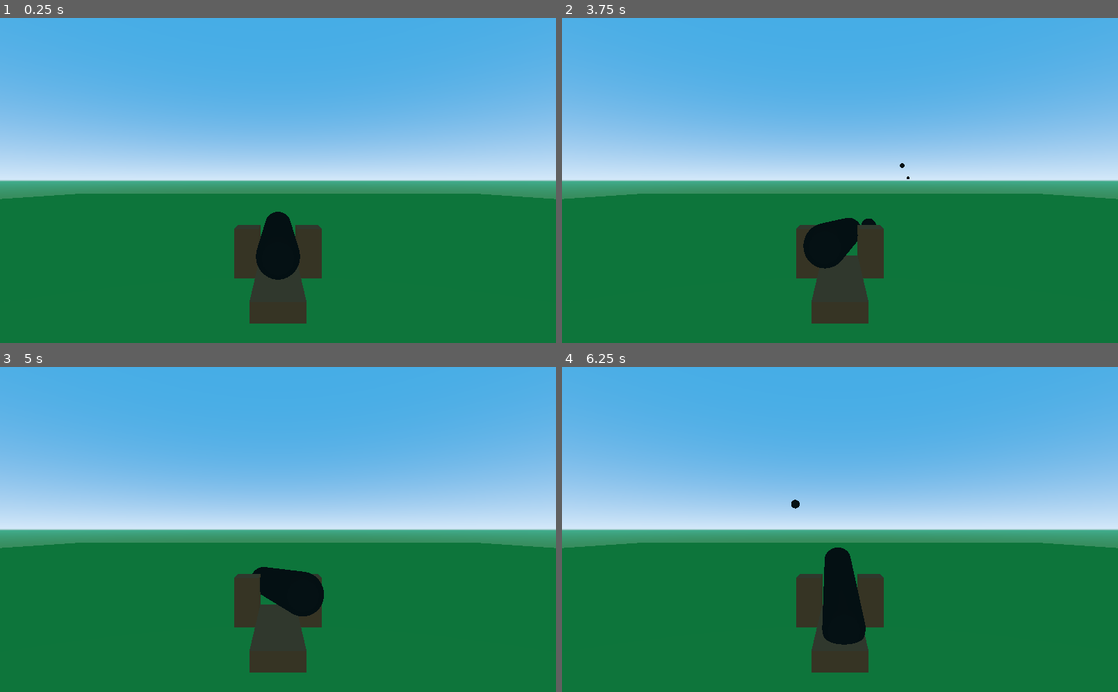
Above: before the commit, frames 1-4 (two rows, left to right).
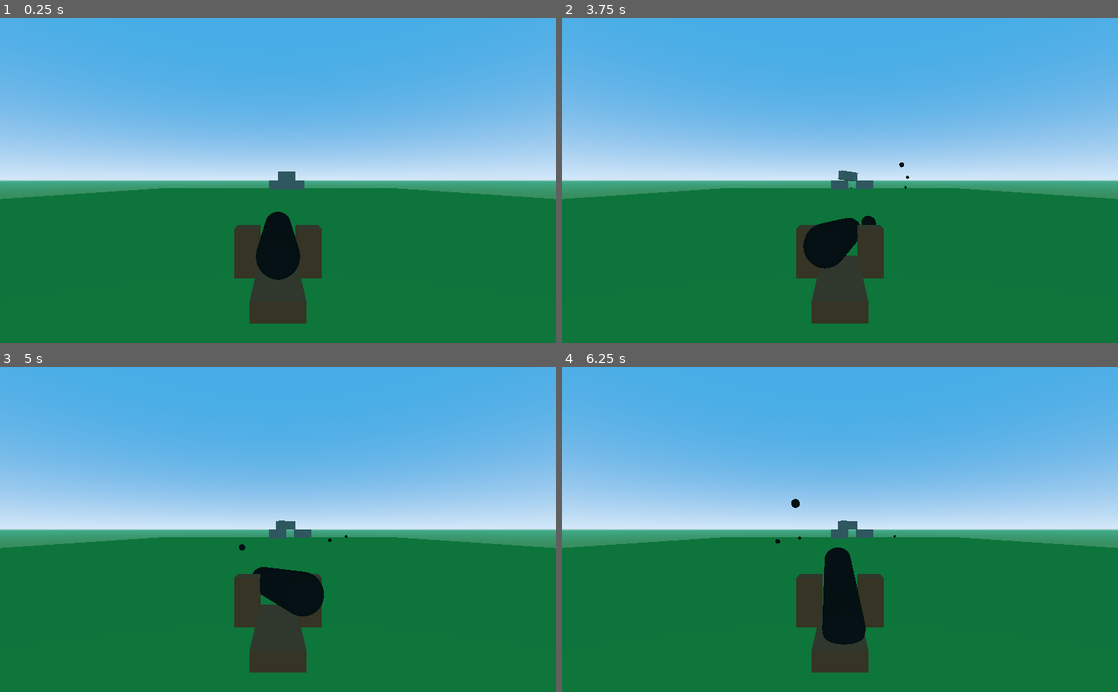
Above: after the commit, the same moments.

Repository: Uborka13/CastleDestroyer
Game: Godot game, scene res://Game.tscn
Two runs of this game, one before a commit and one after it. Both use one fixed random seed, a clock stepped at 60 frames per second and the inputs below.
Inputs:
- Up to frame 1 (0.25 s): no input
- Up to frame 2 (3.75 s): tap Enter at 0.5 s; hold D (move_right) 0.53-1.28 s; tap Space (shoot) every 0.75 s from 0.6 to 3.6 s; hold S (move_backward) 1.28-2.03 s; hold D (move_right) 2.03-2.78 s; hold W (move_forward) 2.78-3.53 s; hold A (move_left) from 3.53 s (still down)
- Up to frame 3 (5 s): keep holding A (move_left); tap Space (shoot) at 4.35 s
- Up to frame 4 (6.25 s): tap Space (shoot) at 5, 5.1, 5.85 s; release A (move_left) at 5.03 s; hold S (move_backward) 5.03-5.78 s; hold D (move_right) from 5.78 s (still down)

The runs differ from the first frame. In frame 1, 1.2% of the frame differs, in the area x 15-85%, y 47-55%; in frame 2, 1.2%, in the area x 15-85%, y 44-64%; in frame 3, 1.2%; in frame 4, 1.2%.

Commit message:
Added Brick

Diff:
--- /dev/null
+++ b/Brick.tscn
@@ -0,0 +1,19 @@
+[gd_scene load_steps=4 format=2]
+
+[sub_resource type="CubeMesh" id=1]
+
+[sub_resource type="SpatialMaterial" id=2]
+albedo_color = Color( 0.54902, 0.54902, 0.54902, 1 )
+
+[sub_resource type="BoxShape" id=3]
+
+[node name="Brick" type="RigidBody"]
+
+[node name="MeshInstance" type="MeshInstance" parent="."]
+transform = Transform( 1, 0, 0, 0, 1, 0, 0, 0, 2, 0, 0, 0 )
+mesh = SubResource( 1 )
+material/0 = SubResource( 2 )
+
+[node name="CollisionShape" type="CollisionShape" parent="."]
+transform = Transform( 1, 0, 0, 0, 1, 0, 0, 0, 2, 0, 0, 0 )
+shape = SubResource( 3 )
--- a/CannonBall.gd
+++ b/CannonBall.gd
@@ -1,11 +1,15 @@
 extends RigidBody
 
-export var muzzle_velocity = 30.0
+export var muzzle_velocity = 30
 export var g = Vector3.DOWN * 10
+
+var shooted = false
 
 var velocity = Vector3.ZERO
 
 func _physics_process(delta):
-	velocity += g * delta
-	apply_central_impulse(transform.origin + velocity.normalized())
-	transform.origin += velocity * delta
+	if (!shooted):
+		velocity += g * delta
+		apply_central_impulse(velocity.normalized() * muzzle_velocity)
+		transform.origin += velocity * delta
+		shooted = true
--- a/CannonBall.tscn
+++ b/CannonBall.tscn
@@ -2,21 +2,21 @@
 
 [ext_resource path="res://CannonBall.gd" type="Script" id=1]
 
-[sub_resource type="SphereMesh" id=1]
+[sub_resource type="SphereMesh" id=2]
 
-[sub_resource type="SpatialMaterial" id=2]
+[sub_resource type="SpatialMaterial" id=3]
 albedo_color = Color( 0, 0, 0, 1 )
 
-[sub_resource type="SphereShape" id=3]
+[sub_resource type="SphereShape" id=4]
 
-[node name="Area" type="RigidBody"]
+[node name="Body" type="RigidBody"]
 script = ExtResource( 1 )
 
 [node name="MeshInstance" type="MeshInstance" parent="."]
 transform = Transform( 0.3, 0, 0, 0, 0.3, 0, 0, 0, 0.3, 0, 0, 0 )
-mesh = SubResource( 1 )
-material/0 = SubResource( 2 )
+mesh = SubResource( 2 )
+material/0 = SubResource( 3 )
 
 [node name="CollisionShape" type="CollisionShape" parent="."]
 transform = Transform( 0.3, 0, 0, 0, 0.3, 0, 0, 0, 0.3, 0, 0, 0 )
-shape = SubResource( 3 )
+shape = SubResource( 4 )
--- a/Game.tscn
+++ b/Game.tscn
@@ -1,8 +1,9 @@
-[gd_scene load_steps=4 format=2]
+[gd_scene load_steps=5 format=2]
 
 [ext_resource path="res://Cannon.tscn" type="PackedScene" id=1]
 [ext_resource path="res://Map.tscn" type="PackedScene" id=2]
 [ext_resource path="res://Game.gd" type="Script" id=3]
+[ext_resource path="res://Brick.tscn" type="PackedScene" id=4]
 
 [node name="Game" type="Spatial"]
 script = ExtResource( 3 )
@@ -11,3 +12,15 @@
 transform = Transform( 30, 0, 0, 0, 1, 0, 0, 0, 30, 0, 0, 0 )
 
 [node name="Cannon" parent="." instance=ExtResource( 1 )]
+transform = Transform( 1, 0, 0, 0, 1, 0, 0, 0, 1, 0, 0, -26.1574 )
+
+[node name="Castle" type="Spatial" parent="."]
+
+[node name="Brick" parent="Castle" instance=ExtResource( 4 )]
+transform = Transform( -4.37114e-08, 0, -1, 0, 1, 0, 1, 0, -4.37114e-08, 0, 1, 23 )
+
+[node name="Brick2" parent="Castle" instance=ExtResource( 4 )]
+transform = Transform( -4.37114e-08, 0, -1, 0, 1, 0, 1, 0, -4.37114e-08, -2, 3, 23 )
+
+[node name="Brick3" parent="Castle" instance=ExtResource( 4 )]
+transform = Transform( -4.37114e-08, 0, -1, 0, 1, 0, 1, 0, -4.37114e-08, -4, 1, 23 )
Not shown: 1 places in Map.tscn that only renumber resources
